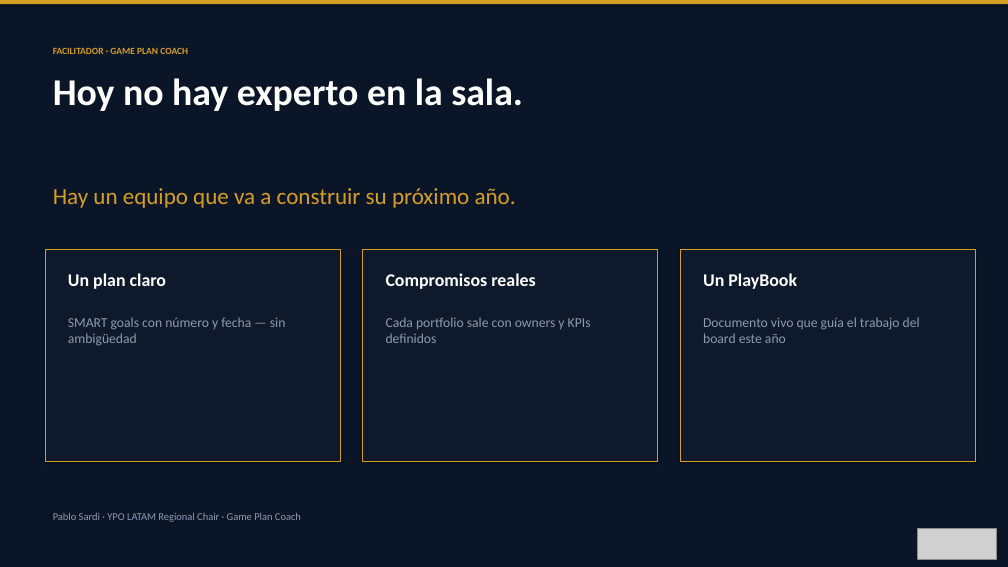
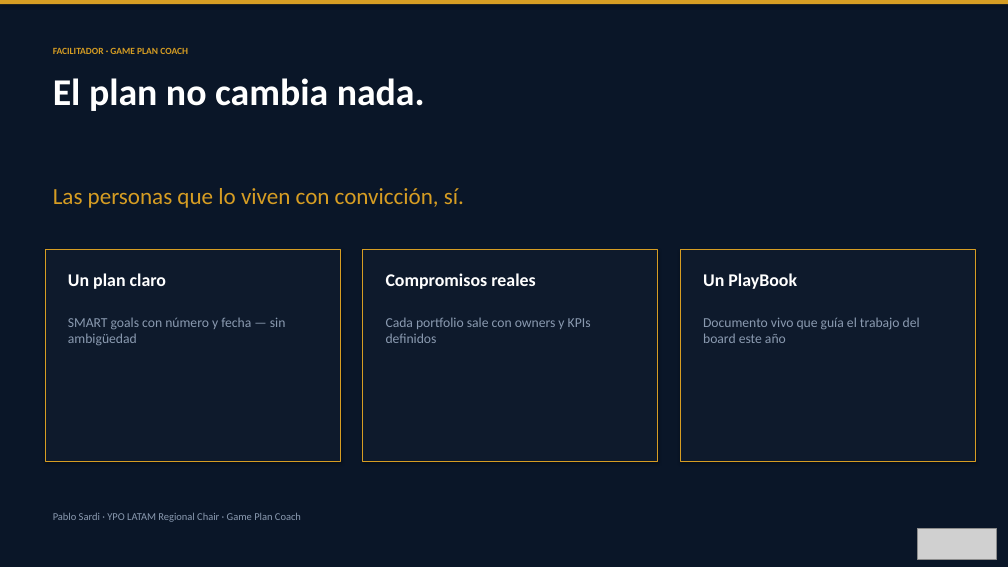
Before and after one commit to pablosardi/tableros, a slide deck: slide 2 of yng-latam-wow.pptx. Drawn at 1008x567 pixels with LibreOffice and Linux fonts; fonts in the diff are those of the drawing; grey boxes stand for pictures. Boxes give left, top, right and bottom in pixels: in the first picture for what was removed or moved away, otherwise in the second. Text is boxed around its words. In the diff, an @@ line names an element or a change of style, - is before the commit and + after.

```diff
--- a/yng-latam-wow.pptx
+++ b/yng-latam-wow.pptx
@@ text at (53,78,425,111): text changed @@
-Hoy no hay experto en la sala.
+El plan no cambia nada.
@@ text at (53,188,464,208): text changed @@
-Hay un equipo que va a construir su próximo año.
+Las personas que lo viven con convicción, sí.
```
Also in this commit, not shown: 1 other slide changed, 2 other files.
